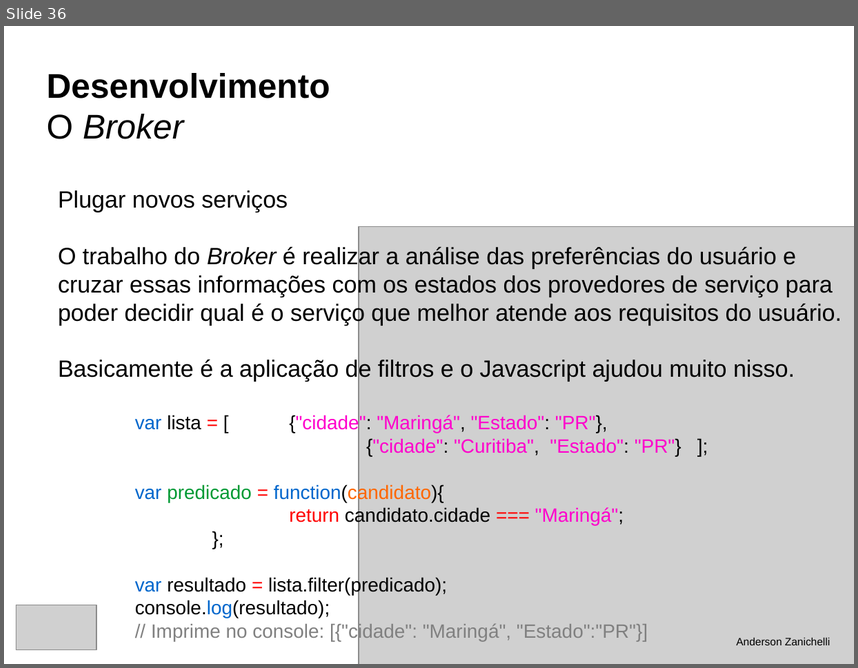
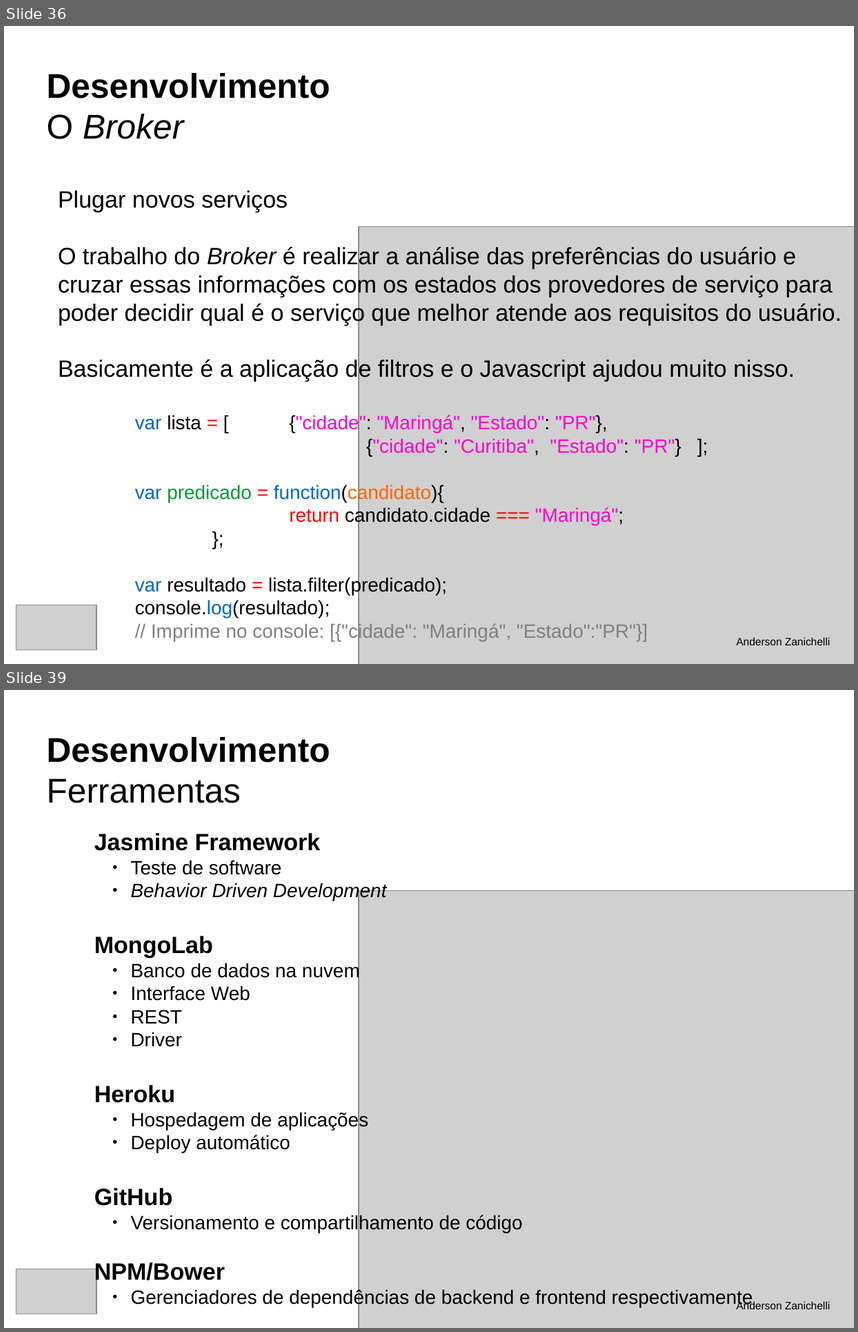
Before and after one commit to andersonzanichelli/tcc-informatica, a slide deck: defesa.odp. Shown one above the other, each under a label of ours: slide 36 before the commit, slides 36 and 39 after it; the slides between them are not shown. The pictures are 858x668 and 858x1332 pixels, drawn with LibreOffice and Linux fonts; fonts in the diff are those of the drawing; grey boxes stand for pictures. Boxes give left, top, right and bottom in pixels: in the first picture for what was removed or moved away, otherwise in the second. Text is boxed around its words. In the diff, an @@ line names an element or a change of style, - is before the commit and + after.

```diff
--- a/defesa.odp
+++ b/defesa.odp
@@ slide 39 added at (4, 690, 854, 1328), background #FFFFFF @@
@@ title added at (47, 737, 330, 803), 32 pt, text #000000, bold @@
+Desenvolvimento
+Ferramentas
@@ text added at (94, 833, 753, 1307), 18 pt, text #000000 @@
+Jasmine Framework
+  ● Teste de software
+  ● Behavior Driven Development
+MongoLab
+  ● Banco de dados na nuvem
+  ● Interface Web
+  ● REST
+  ● Driver
+Heroku
+  ● Hospedagem de aplicações
+  ● Deploy automático
+GitHub
+  ● Versionamento e compartilhamento de código
+NPM/Bower
+  ● Gerenciadores de dependências de backend e frontend respectivamente
@@ picture added at (359, 891, 854, 1328) @@
@@ picture added at (16, 1268, 96, 1314) @@
@@ text added at (736, 1301, 830, 1309), 10 pt, text #000000 @@
+Anderson Zanichelli
```
Also in this commit, not shown: 2 slides changed, 7 other slides added, 1 slide removed, 5 other files.
